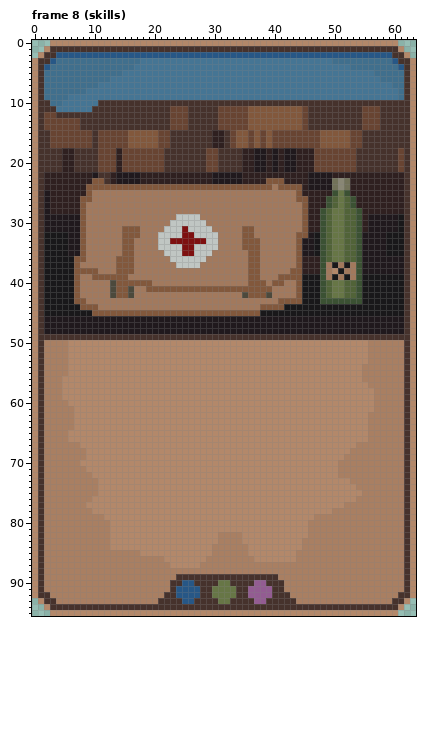
Two states of a pixel-art file, assets/cards/player_cards.ase. Above, as it was before the edit.
64x96 pixels, 31 frames. Colours within 5 levels of each other are drawn and written as one. Shown: frame 8 (skills). The commit also changed other frames, which this record leaves out.
And afterwards:
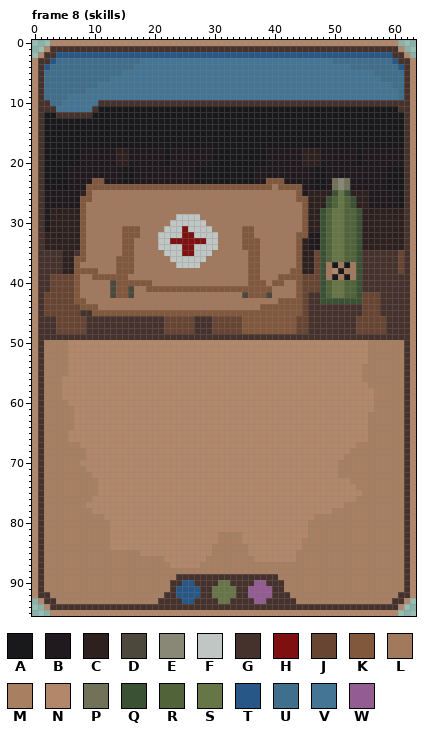
Palette (. is transparent): A #19181a  B #20191d  C #2f2020  D #4c493c  E #898775  F #c0c6c3  G #46322c  H #7e1010  J #684432  K #82583c  L #a2795d  M #a97f62  N #b3886a  P #727259  Q #3b5133  R #516338  S #677646  T #275786  U #406f8d  V #457594  W #935c92
Diff:
Frame 8 (skills), layer "image":
y 11: x 11..60 GGGGGGGGGGGGJJJGGGGGJJJJJKKKKKKKKKJGGGGGGGGGJJJGGG -> AAAAAAAAAAAAAAAAAAAAAAAAAAAAAAAAAAAAAAAAAAAAAAAAAA
y 12: x 2..3 JJ -> AA; x 10..61 GGGGGGGGGGGGGJJJGGGGGJJJJJKKKKKKKKKJGGGGGGGGGJJJGGGG -> AAAAAAAAAAAAAAAAAAAAAAAAAAAAAAAAAAAAAAAAAAAAAAAAAAAA
y 13..14: x 2..61 JJJJJJGGGGGGGGGGGGGGGJJJGGGGGJJJJJKKKKKKKKKJGGGGGGGGGJJJGGGG -> AAAAAAAAAAAAAAAAAAAAAAAAAAAAAAAAAAAAAAAAAAAAAAAAAAAAAAAAAAAA
y 15..17: x 2..61 GJJJJJJJGJJJJJKKKKKJJGGGGGGGCCGJKKJKJKJJJJJJJJKKKKKJJGGGGGGG -> AAAAAAAAAAAAAAAAAAAAAAAAAAAAAAAAAAAAAAAAAAAAAAAAAAAAAAAAAAAA
y 18..20: x 2..13 GGGCCGGGGJJJ -> AAAAAABBBBBB; x 15..39 JJJJJJJGGGGGGGJJGGGGCCBBC -> CBBBBBBABBBBBBBAAAAAAAAAB; x 41 C -> B; x 44 C -> B; x 47..61 JJJJJJJGGGGGGGJ -> CBBBBBBABBBBBBB
y 21: x 2..36 GGGCCGGGGJJJCJJJJJJJGGGGGGGJJGGGGCC -> AAAABBBBBBBBBAABBBBBBBBBBAAAAAAAAAA; x 39 C -> B; x 41 C -> B; x 44..61 CCCJJJJJJJGGGGGGGJ -> BBBAABBBBBBBBBBAAA
y 22: x 2..9 CCCCCCCC -> AAAABBBB; x 11..13 GGC -> BBB; x 15..16 BB -> AA; x 18..45 CCCCCCCCCCCCBBBBBCCCCCCCCCCC -> BBBBBBBBBAAAAAAAAAABBBBBBBBB; x 47..48 BB -> AA; x 50..61 CCCCCCCCCCCC -> BBBBBBBBBAAA
y 23: x 2..9 CCCCCCCC -> AAAABBBB; x 12..13 GC -> BB; x 15..16 BB -> AA; x 18..38 CCCCCCCCCCCCBBBBBCCCC -> BBBBBBBBBAAAAAAAAAABB; x 42..45 CCCC -> BBBB; x 47..48 BB -> AA; x 53..61 CCCCCCCCC -> BBBBBBAAA
y 24: x 2..8 CCCCCCC -> AAAABBB; x 45 C -> B; x 47..48 BB -> AA; x 53..61 CCCCCCCCC -> BBBBBBAAA
y 25: x 3..7 CCCCC -> BBBBB; x 45 C -> B; x 56..61 CCCCCC -> BBBBBA
y 26..27: x 3..7 CCCCC -> BBBBB; x 56..61 CCCCCC -> BBBBBA
y 29..31: x 3..7 BBBBB -> CCCCC; x 56..61 BBBBBA -> CCCCCC
y 32: x 2..7 AAAABB -> CCCCCC; x 47 A -> B; x 55..61 BBBBAAA -> CCCCCCC
y 33..34: x 2..7 AAAABB -> CCCCCC; x 45 B -> C; x 47 A -> B; x 55..61 BBBBAAA -> CCCCCCC
y 35: x 2..7 AAAABB -> GGGCCG; x 45..47 BBA -> CCJ; x 55..61 BBBBAAA -> GGGGGGJ
y 36..38: x 2..6 AAAAA -> GGGCC; x 47 C -> J; x 55..61 BBBBBBB -> GGGGGGJ
y 39..41: x 2..6 AAAAA -> GJJJJ; x 45..47 AAA -> JJJ; x 55..61 AAAAAAA -> GGGGGGG
y 42..43: x 2..6 AAAAA -> JJJJJ; x 45..47 AAA -> JGG; x 55..61 AAAAAAA -> JJJGGGG
y 44: x 2..7 AAAAAA -> JJJJJJ; x 42..61 AAAAAAAAAAAAAAAAAAAA -> KKKJGGGGGGGGGJJJGGGG
y 45: x 2..9 AAAAAAAA -> JJJJJJGG; x 38..61 AAAAAAAAAAAAAAAAAAAAAAAA -> KKKKKKKJGGGGGGGGGJJJGGGG
y 46..48: x 2..61 BBBBBBBBBBBBBBBBBBBBBBBBBBBBBBBBBBBBBBBBBBBBBBBBBBBBBBBBBBBB -> GGJJJJJGGGGGGGGGGGGGJJJJJGGGJJJJJKKKKKKKKKJJGGGGGGGGJJJJJGGG
Boxes around the changes in both pictures, in picture pixels (x1, y1, x2, y2):
changed: (44, 106, 404, 334)
